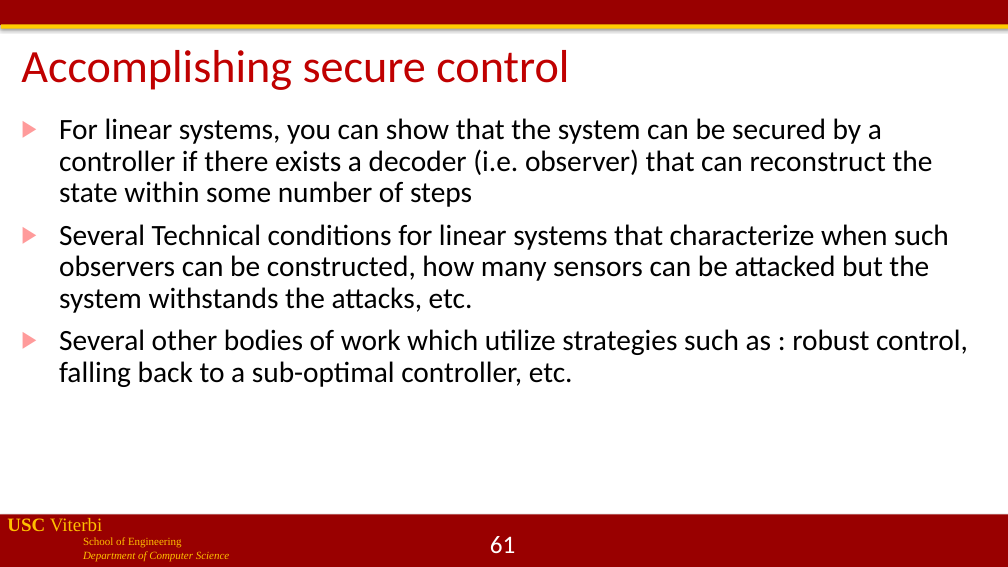
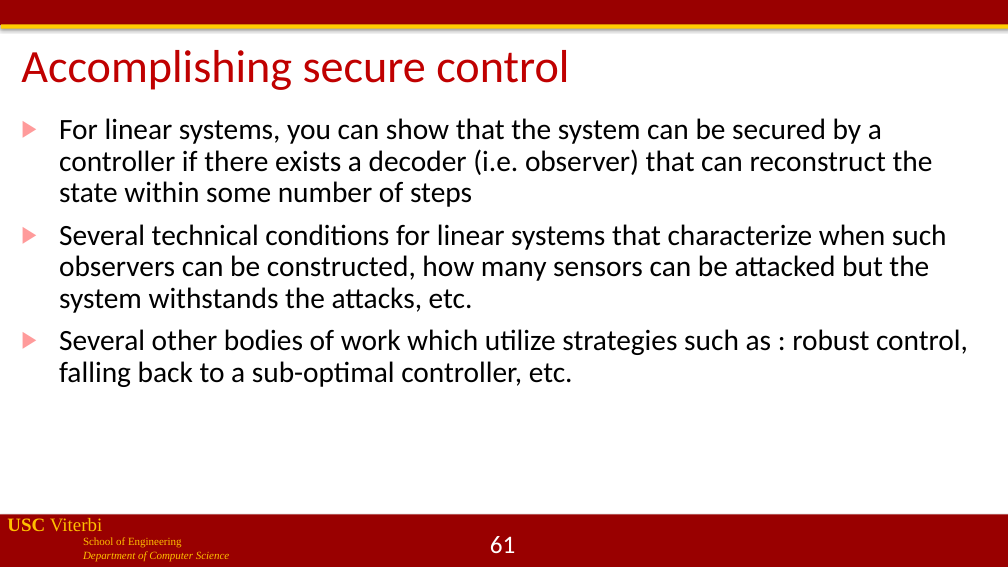
Before and after one commit to jdeshmukh/jdeshmukh.github.io, a slide deck: slide 61 of teaching/cs513-autocps-fall-2020/lecture12-communication-and-security.pptx. Drawn at 1008x567 pixels with LibreOffice and Linux fonts; fonts in the diff are those of the drawing; background and template pictures are left out. Boxes give left, top, right and bottom in pixels: in the first picture for what was removed or moved away, otherwise in the second. Text is boxed around its words. In the diff, an @@ line names an element or a change of style, - is before the commit and + after.

```diff
--- a/teaching/cs513-autocps-fall-2020/lecture12-communication-and-security.pptx
+++ b/teaching/cs513-autocps-fall-2020/lecture12-communication-and-security.pptx
@@ text at bbox=[59, 224, 947, 313]: text changed @@
-▶ Several Technical conditions for linear systems that characterize when such observers can be constructed, how many sensors can be attacked but the system withstands the attacks, etc.
+▶ Several technical conditions for linear systems that characterize when such observers can be constructed, how many sensors can be attacked but the system withstands the attacks, etc.
```
Also in this commit, not shown: 1 other file.
